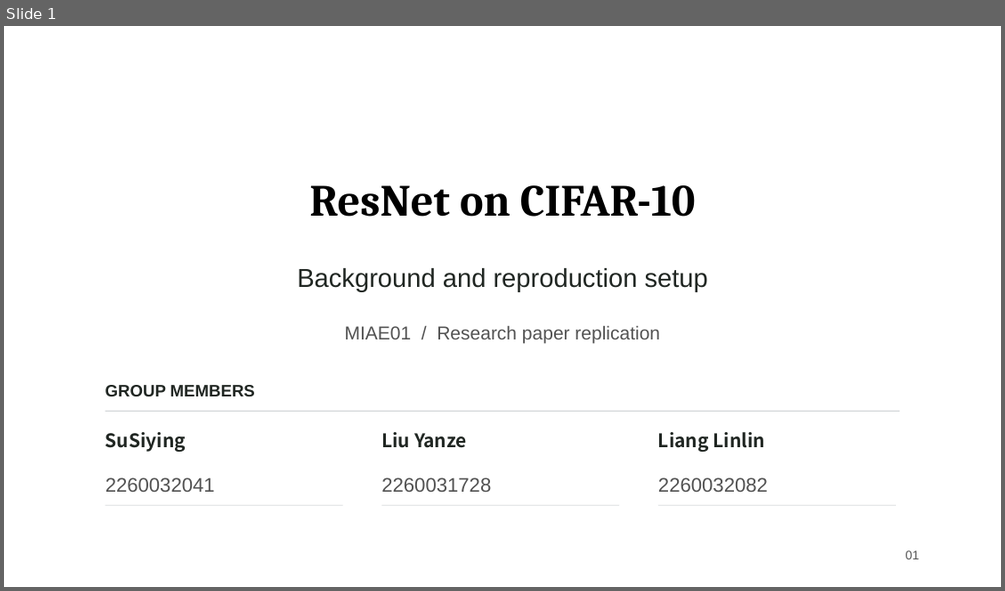
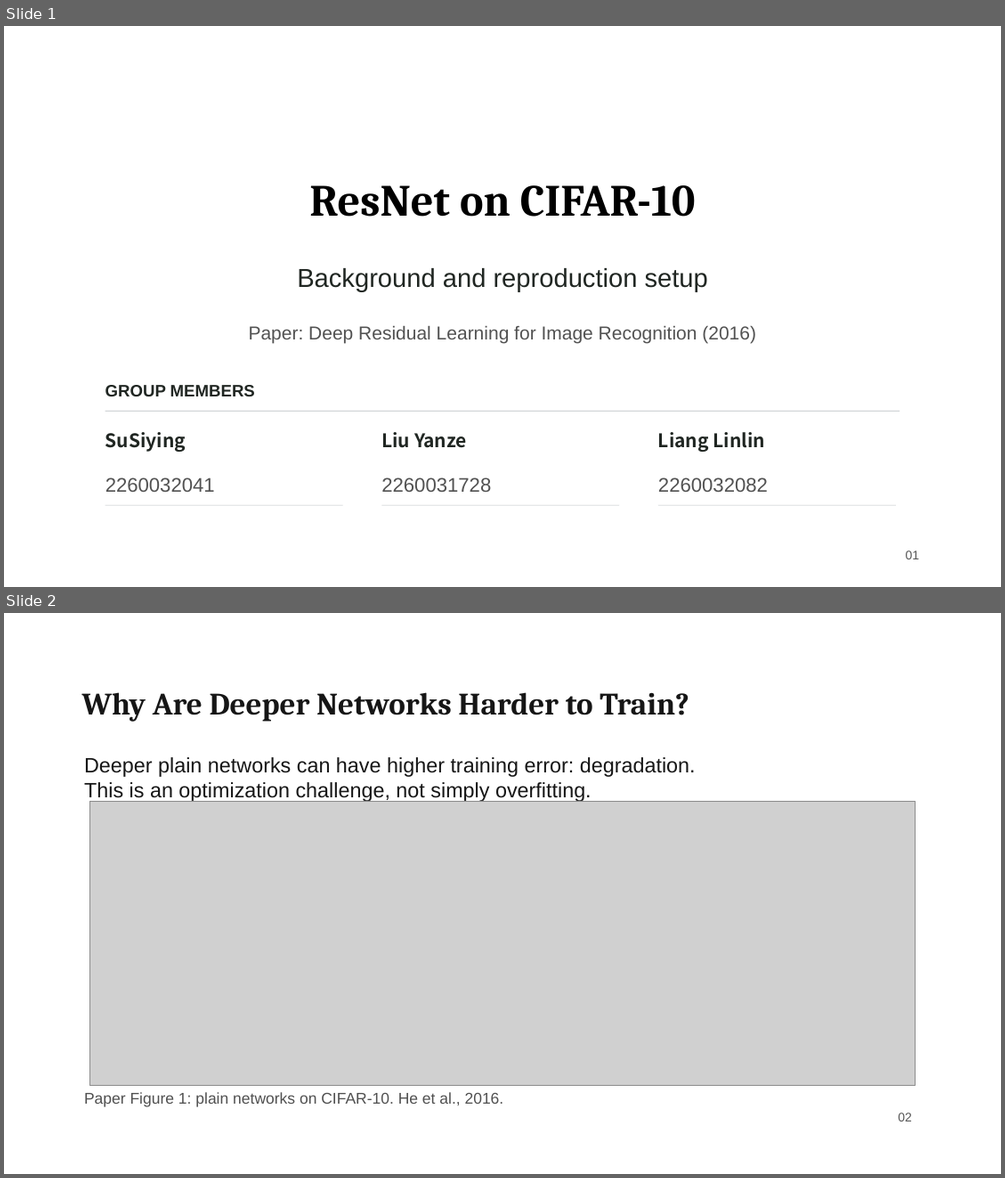
Before and after one commit to liuyanze910-svg/miae01-resnet-replication, a slide deck: docs/slides/week4_a_background_methods.pptx. Shown one above the other, each under a label of ours: slide 1 before the commit, slides 1 and 2 after it. The pictures are 1005x591 and 1005x1178 pixels, drawn with LibreOffice and Linux fonts; fonts in the diff are those of the drawing; grey boxes stand for pictures; background and template pictures are left out. Boxes give left, top, right and bottom in pixels: in the first picture for what was removed or moved away, otherwise in the second. Text is boxed around its words. In the diff, an @@ line names an element or a change of style, - is before the commit and + after.

```diff
--- a/docs/slides/week4_a_background_methods.pptx
+++ b/docs/slides/week4_a_background_methods.pptx
@@ slide 2 added at <box>4,613,1001,1174</box>, background picture (left out) @@
@@ text added at <box>82,692,689,722</box>, 30 pt, text #161616, bold @@
+Why Are Deeper Networks Harder to Train?
@@ text added at <box>84,757,696,803</box>, 20 pt, text #161616 @@
+Deeper plain networks can have higher training error: degradation.
+This is an optimization challenge, not simply overfitting.
@@ picture added at <box>90,801,915,1085</box> @@
@@ text added at <box>84,1092,504,1107</box>, 15 pt, text #505050 @@
+Paper Figure 1: plain networks on CIFAR-10. He et al., 2016.
@@ text added at <box>898,1112,912,1121</box>, 12 pt, text #555555 @@
+02
@@ slide 1 changed as well @@
@@ text at <box>249,326,756,344</box>: text changed @@
-MIAE01 / Research paper replication
+Paper: Deep Residual Learning for Image Recognition (2016)
```
Also in this commit, not shown: 2 other slides changed, 2 other slides added, 3 slides removed.
